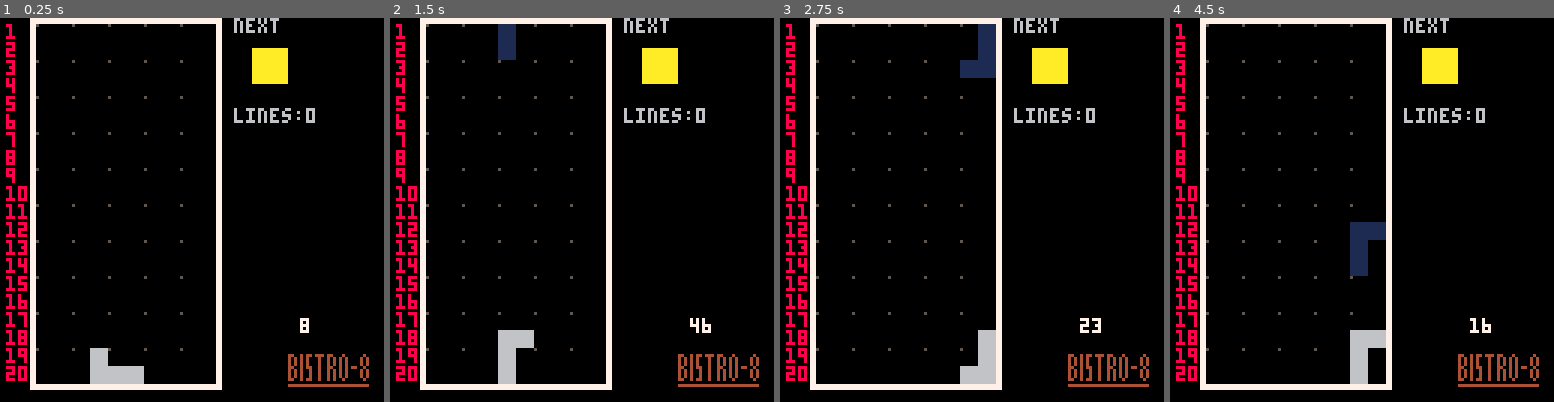
Above: before the commit, frames 1-4 (left to right).
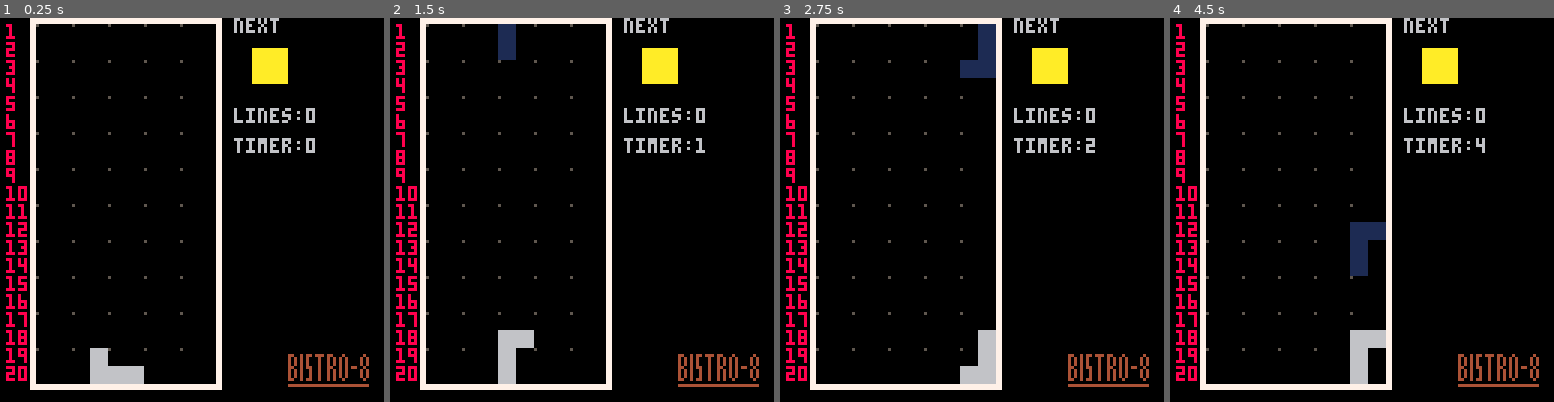
Above: after the commit, the same moments.

Repository: ayanamee/bistro8
Game: PICO-8 cartridge tetris/tetris.p8
The game is run twice, just before and just after one commit, with the same random seed, the same clock (stepped at 60 frames per second) and the same inputs.
Inputs:
- Up to frame 1 (0.25 s): no input
- Up to frame 2 (1.5 s): tap X (X key) at 0.33, 1.07 s; tap O (Z key) at 0.7 s
- Up to frame 3 (2.75 s): hold Right 1.6-2.1 s; tap O (Z key) at 1.7, 2.1, 2.5 s; tap X (X key) at 1.85 s; hold Up 2.15-2.42 s; hold Right from 2.47 s (still down)
- Up to frame 4 (4.5 s): tap O (Z key) every 0.4 s from 2.9 to 4.1 s; tap X (X key) at 2.97, 4.08 s; release Right at 3.03 s; hold Left 3.08-3.58 s; hold Down 3.63-3.97 s; hold Right from 4.02 s (still down)

The runs differ from the first frame. In frame 1, 0.5% of the frame differs, in the area x 60-83%, y 31-83%; in frame 2, 0.5%; in frame 3, 0.5%, in the area x 60-84%, y 31-83%; in frame 4, 0.5%.

Commit message:
[Tetris] Implemented Progressive Speedup
- Every 20 cleared lines speed up the game
- Changed cart cover image
- Adjusted timer position

Diff:
--- a/tetris/tetris.p8
+++ b/tetris/tetris.p8
@@ -1,9 +1,9 @@
 pico-8 cartridge // http://www.pico-8.com
 version 42
 __lua__
+
+--#include tetrismain.lua
 #include tetrislib.lua
-
-
 
 function _init()
     pokes()
@@ -13,15 +13,21 @@
     init_tetrominoes()
     current_tet = pop_tet(tet_list)
     running = 1
-
-end
-
-test = 0
+    timer = 0
+    timer_aux = 0
+
+end
+
+
 function _update()
-    test += 1
-    if (test==60) then
-        test = 0
-    end
+    if(timer_aux == 30) then
+        timer_aux = 0
+        timer += 1
+    end
+    log("gravity buffer limit: "..gravity_buffer_limit, true)
+    log("coyote buffer limit: "..coyote_buffer_limit)
+    timer_aux += 1
+
     player_input()
 
     if running then
@@ -33,8 +39,7 @@
 function _draw()
     cls()
     if running==1 then
-        print(test,100,100)
-								map()
+		map()
         g_frames +=1
         --draw_borders(thickness,7)
         draw_board(false)
@@ -42,7 +47,8 @@
         current_tet:draw_tet()
         draw_tet_buffer(tet_list)
         print("lines:"..total_lines.."", x_tbf, y_tbf+30, 6)
-        if clear_anim.clearing then anim_clear() end
+        print("timer:"..timer, x_tbf, y_tbf+40, 6)
+        --if clear_anim.clearing then anim_clear() end
         if g_frames==30 then g_frames=0 end
         draw_borders(thickness,7)
     elseif running==0 then
--- a/tetris/tetrislib.lua
+++ b/tetris/tetrislib.lua
@@ -20,10 +20,12 @@
 
 --gravity
 gravity_buffer = 0
+gravity_buffer_limit = 30
 default_g_force = 1
 high_g = 31
 g_force = default_g_force
 coyote_buffer = 0
+coyote_buffer_limit = 15
 
 right_buffer=0
 right_force=6
@@ -46,6 +48,7 @@
 running = 0
 
 total_lines = 0
+twenty_lines = 0
 
 board = {}
 
@@ -234,10 +237,7 @@
     tet_list = {}
 
     insert_tet_bag(tet_list)
-    -- log("initial bag")
-    -- for i=1, #tet_list,1 do
-    --     log(tet_list[i].name)
-    -- end
+
 
     dead_tets = {}
 end
@@ -325,24 +325,13 @@
     if self.name == 'O' then
         try_limit = 1
     end
-    -- log(self.offsets)
-    -- for j=1, #self.offsets do
-    --     for k=1, #self.offsets[j] do
-    --         log(self.offsets[j][k][1])
-    --         log(self.offsets[j][k][2])
-    --     end
-    -- end
-
-    --log("offset 0 count: ".. try_limit)
 
     if self.alive == 1 then
         for i = 1, try_limit do
             current_offset = self.offsets[self.cs][i]
             next_offset =self.offsets[next_rot][i]
             diff = {current_offset[1] - next_offset[1], current_offset[2]- next_offset[2]}
-            log("rotating diff")
-            log("diff x:"..diff[1])
-            log("diff y:"..diff[2])
+
             if not self:check_collision(next_rot, self.idx+diff[1], self.idy-diff[2]) then
                 self.cs= next_rot
                 self.idx += diff[1]
@@ -358,18 +347,13 @@
 function Tetromino:gravity(force, lower_bound)
     if self.alive==1 then
         gravity_buffer+=force
-        if(gravity_buffer>30) then
+        if(gravity_buffer>gravity_buffer_limit) then
             if self.idy == 20 or self:check_collision(self.cs,self.idx, self.idy+1) then
                 coyote_buffer+=1
-                if (coyote_buffer>=15) then
+                if (coyote_buffer>=coyote_buffer_limit) then
                     self:kill_tet()
                     if running==1 then
                         current_tet = pop_tet(tet_list)
-                        -- if current_tet:check_collision(current_tet.cs, current_tet.idx,current_tet.idy+1) then
-                        --     running = 0
-                        --     log("game over")
-                        --     return
-                        -- end
                     end
                     if running==0 then return end
                     coyote_buffer = 0
@@ -440,7 +424,6 @@
         if not contains(rows,b) then add(rows,b) end
     end
     check_rows(rows)
-    log("killed tet:"..self.name)
 end
 
 function insert_tet(tet_list) --inserts a new random tetromino at tet_list[index]
@@ -491,13 +474,9 @@
     if (count(tet_list) <= 4) then
         insert_tet_bag(tet_list)
     end
-    log("current bag")
-    for i=1, #tet_list do
-        log(tet_list[i].name)
-    end
 
     var = deli(tet_list,3)
-    log("popped tet:"..var.name)
+
     return var
 end
 
@@ -535,8 +514,16 @@
 end
 
 
-function clear_rows(rows, n) -- é preciso modificar esta funçao para dar clear das ultimas N linhas
+function clear_rows(rows, n)
     total_lines += n
+    twenty_lines +=n
+    if(twenty_lines >= 20) then
+        twenty_lines = 0
+        if(gravity_buffer_limit >= 10) then
+            gravity_buffer_limit -= 4
+            --coyote_buffer_limit -=1
+        end
+    end
     last_row = rows[1]
     --send last row and n to global variables to animate
     for r=last_row,n+1,-1 do
@@ -551,6 +538,8 @@
             board[rn][j].color= 0
         end
     end
+
+
 end
 
 function reset_board()
@@ -561,6 +550,7 @@
         end
     end
     total_lines = 0
+    twenty_lines = 0
 end
 
 function Tetromino:check_collision(cs, new_idx, new_idy)
--- /dev/null
+++ b/tetris/tetrismain.lua
@@ -0,0 +1,131 @@
+#include tetrislib.lua
+
+function _init()
+    pokes()
+    --srand(53)
+	--music(0,1000)
+    init_board()
+    init_tetrominoes()
+    current_tet = pop_tet(tet_list)
+    running = 1
+
+end
+
+timer = 0
+timer_aux = 0
+function _update()
+    if(timer_aux == 30) then
+        timer_aux = 0
+        timer += 1
+    end
+
+    timer_aux += 1
+
+    player_input()
+
+    if running then
+        current_tet:gravity(g_force,y0+h)
+
+    end
+end
+
+function _draw()
+    cls()
+    if running==1 then
+        print(timer_aux,100,100)
+		map()
+        g_frames +=1
+        --draw_borders(thickness,7)
+        draw_board(false)
+        current_tet:draw_ghost()
+        current_tet:draw_tet()
+        draw_tet_buffer(tet_list)
+        print("lines:"..total_lines.."", x_tbf, y_tbf+30, 6)
+        --if clear_anim.clearing then anim_clear() end
+        if g_frames==30 then g_frames=0 end
+        draw_borders(thickness,7)
+    elseif running==0 then
+        print("game over", x_tbf, y_tbf, 7)
+        print("lines:"..total_lines.."", x_tbf, y_tbf+10, 7)
+        print("restart:z/x", x_tbf, y_tbf+20, 7)
+        draw_borders(thickness,7)
+        draw_board(true)
+    end
+
+end
+
+function draw_borders(t,c) --t is thickness, c is color
+ 	rectfill(bx0,by0,bx0+2*t+w-1,by0+t-1,c) --upper bar
+ 	rectfill(bx0,by0+t+h,bx0+2*t+w-1,by0+2*t-1+h,c) --lower bar
+ 	rectfill(bx0,by0+t,bx0+t-1,by0+t+h,c) --left bar
+ 	rectfill(bx0+t+w,by0+t,bx0+2*t+w-1,by0+t+h,c) --right bar
+    --rect(0,0,127,127,7)
+end
+
+rotating = 0
+rot_counter = 0
+function player_input()
+
+    if running == 1 then
+        if btn(⬇️) then
+            g_force=high_g
+            if btnp(⬆️) then
+                --up
+            end
+
+            if btnp(➡️) then current_tet:move_right(4, 40) end
+            if btnp(⬅️) then current_tet:move_left(-4,-10) end
+
+            if btnp(4) and rotating == 0 then
+                current_tet:rotate(false)
+                rotating = 1
+                rot_counter += 1
+            elseif btnp(5) and rotating == 0 then
+                current_tet:rotate(true)
+                rotating = 1
+                rot_counter += 1
+            elseif btn(5) or btn(4) then
+                rotating = 1
+            else
+                rotating = 0
+            end
+
+        else
+            g_force=default_g_force
+            if btnp(⬆️) then
+                --up
+            end
+
+            if btnp(➡️) then current_tet:move_right(4, 40) end
+            if btnp(⬅️) then current_tet:move_left(-4,-10) end
+
+            if btnp(4) and rotating == 0 then
+                current_tet:rotate(false)
+                rotating = 1
+                rot_counter += 1
+            elseif btnp(5) and rotating == 0 then
+                current_tet:rotate(true)
+                rotating = 1
+                rot_counter += 1
+            elseif btn(5) or btn(4) then
+                rotating = 1
+            else
+                rotating = 0
+            end
+
+        end
+    else
+        if btnp(4) or btnp(5) then
+            reset_board()
+            init_board()
+            init_tetrominoes()
+            current_tet = pop_tet(tet_list)
+            running = 1
+        end
+    end
+end
+
+function pokes()
+    poke(0X5F5C, das)
+    poke(0X5F5D, arr)
+end
Not shown, changed: tetris/log.p8l
Not shown, changed: tetris/tetris.p8.png
